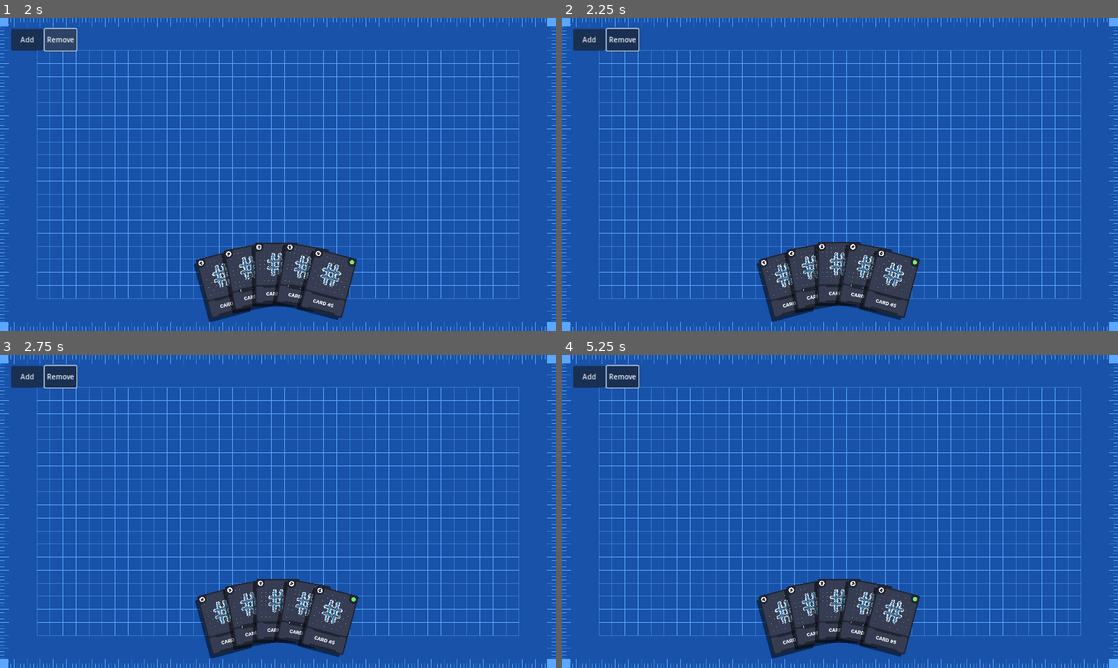
Above: before the commit, frames 1-4 (two rows, left to right).
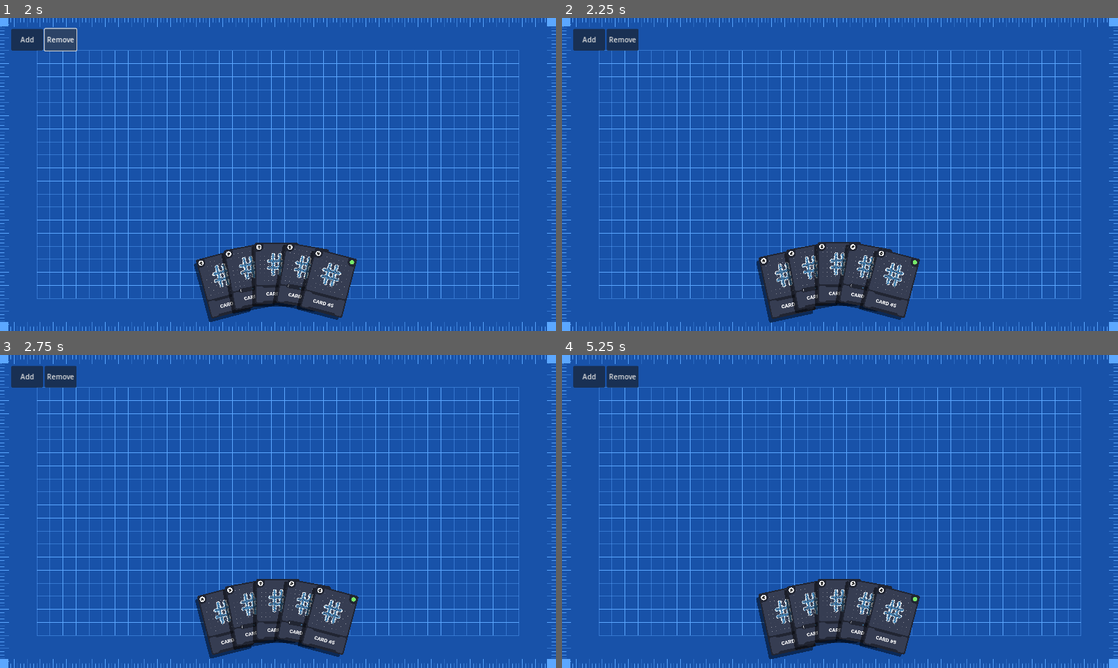
Above: after the commit, the same moments.

Repository: IamFastre/Numertica
Game: Godot game, scene res://scenes/game.tscn
Same seed, same stepped clock (60 frames per second), same inputs: the game is played once before the commit and once after it.
Inputs (mouse positions are in pixels of both pictures, inside the frame that each line leads up to):
- Up to frame 1 (2 s): click "Add" at 0.5 s; click "Remove" at 1.25 s
- Up to frame 2 (2.25 s): click (784, 284) at 2.02 s
- Up to frame 3 (2.75 s): no input
- Up to frame 4 (5.25 s): click (789, 621) at 2.77 s; click "Add" at 3.5 s; click "Remove" at 4.25 s; click (784, 621) at 5.02 s

Frame 1 is identical in both runs. In frame 2, 0.4% of the frame differs, in the area x 7-46%, y 3-98%; in frame 3, 0.1%; in frame 4, 0.4%.

Commit message:
game cursor + preparing to add player

Diff:
--- a/project.godot
+++ b/project.godot
@@ -31,6 +31,7 @@
 window/size/always_on_top=true
 window/stretch/mode="canvas_items"
 window/stretch/aspect="expand"
+mouse_cursor/custom_image="res://assets/cursor.png"
 
 [filesystem]
 
--- a/scenes/card.tscn
+++ b/scenes/card.tscn
@@ -10,7 +10,7 @@
 [ext_resource type="Texture2D" uid="uid://c288kcr687j7n" path="res://assets/cards/parts/frame.png" id="5_xidi0"]
 [ext_resource type="Script" path="res://scripts/resources/card_style.gd" id="6_8pwgf"]
 [ext_resource type="FontFile" uid="uid://b1os1hx24smli" path="res://assets/fonts/WorkSans/WorkSans-Bold.ttf" id="7_37i1n"]
-[ext_resource type="Shader" path="res://card.gdshader" id="7_w1v2u"]
+[ext_resource type="Shader" path="res://shaders/card.gdshader" id="7_w1v2u"]
 [ext_resource type="Texture2D" uid="uid://kl3q7tvfmk7u" path="res://assets/cards/parts/half_band.png" id="8_saf5m"]
 [ext_resource type="Texture2D" uid="uid://bvu8rrpqawwh1" path="res://assets/cards/parts/cost.png" id="8_v2bvu"]
 [ext_resource type="PackedScene" uid="uid://21jc8njqn5go" path="res://components/draggable/draggable.tscn" id="9_c2o71"]
@@ -146,6 +146,7 @@
 offset_bottom = -0.0499878
 grow_horizontal = 2
 grow_vertical = 2
+mouse_filter = 2
 texture = ExtResource("5_xidi0")
 expand_mode = 1
 
@@ -161,6 +162,7 @@
 offset_top = 0.149994
 offset_right = -0.100006
 offset_bottom = -3.05176e-05
+mouse_filter = 2
 texture = ExtResource("8_saf5m")
 expand_mode = 1
 stretch_mode = 5
@@ -177,6 +179,7 @@
 offset_top = 0.149963
 offset_right = -0.100006
 offset_bottom = -3.05176e-05
+mouse_filter = 2
 texture = ExtResource("8_saf5m")
 expand_mode = 1
 stretch_mode = 5
@@ -192,6 +195,7 @@
 offset_top = -0.550003
 offset_right = -0.500008
 offset_bottom = -0.650002
+mouse_filter = 2
 texture = ExtResource("11_18idc")
 expand_mode = 1
 metadata/_edit_use_anchors_ = true
@@ -207,6 +211,7 @@
 offset_top = -0.550003
 offset_right = -0.600006
 offset_bottom = -0.650002
+mouse_filter = 2
 texture = ExtResource("11_18idc")
 expand_mode = 1
 flip_h = true
--- a/scenes/game.tscn
+++ b/scenes/game.tscn
@@ -1,8 +1,9 @@
-[gd_scene load_steps=4 format=3 uid="uid://bc1ioqiqay80i"]
+[gd_scene load_steps=5 format=3 uid="uid://bc1ioqiqay80i"]
 
 [ext_resource type="PackedScene" uid="uid://cl5e146pla2a" path="res://assets/backgrounds/background.tscn" id="1_cx3rt"]
 [ext_resource type="PackedScene" uid="uid://dp0rfuihr2ia4" path="res://assets/backgrounds/blueprint/blueprint_scene.tscn" id="1_eboum"]
-[ext_resource type="PackedScene" uid="uid://brkhub7up6pae" path="res://scenes/hand.tscn" id="6_ky8g0"]
+[ext_resource type="PackedScene" uid="uid://dwuicfv1qvnw8" path="res://scenes/player.tscn" id="3_rj4g3"]
+[ext_resource type="Script" path="res://scripts/button_manager.gd" id="4_y8gae"]
 
 [node name="Game" type="Node2D"]
 
@@ -11,12 +12,11 @@
 [node name="Blueprint" parent="BackgroundUI" instance=ExtResource("1_eboum")]
 ruler_unit_length = 7.5
 
-[node name="Hand" parent="." instance=ExtResource("6_ky8g0")]
+[node name="UI" type="CanvasLayer" parent="."]
 
-[node name="Camera2D" type="Camera2D" parent="Hand"]
-position = Vector2(0, -250)
-
-[node name="UI" type="CanvasLayer" parent="."]
+[node name="ButtonManager" type="Node" parent="UI" node_paths=PackedStringArray("player")]
+script = ExtResource("4_y8gae")
+player = NodePath("../../Player")
 
 [node name="AddButton" type="Button" parent="UI"]
 anchors_preset = -1
@@ -42,5 +42,7 @@
 offset_bottom = -53.88
 text = "Remove"
 
-[connection signal="pressed" from="UI/AddButton" to="Hand" method="_on_add_button_pressed"]
-[connection signal="pressed" from="UI/RemoveButton" to="Hand" method="_on_remove_button_pressed"]
+[node name="Player" parent="." instance=ExtResource("3_rj4g3")]
+
+[connection signal="pressed" from="UI/AddButton" to="UI/ButtonManager" method="_on_add_button_pressed"]
+[connection signal="pressed" from="UI/RemoveButton" to="UI/ButtonManager" method="_on_remove_button_pressed"]
--- /dev/null
+++ b/scenes/player.tscn
@@ -0,0 +1,12 @@
+[gd_scene load_steps=3 format=3 uid="uid://dwuicfv1qvnw8"]
+
+[ext_resource type="PackedScene" uid="uid://brkhub7up6pae" path="res://scenes/hand.tscn" id="1_5eqsn"]
+[ext_resource type="Script" path="res://scripts/player.gd" id="1_l2gam"]
+
+[node name="Player" type="Node"]
+script = ExtResource("1_l2gam")
+
+[node name="Hand" parent="." instance=ExtResource("1_5eqsn")]
+
+[node name="Camera" type="Camera2D" parent="."]
+position = Vector2(0, -250)
--- /dev/null
+++ b/scripts/button_manager.gd
@@ -0,0 +1,11 @@
+extends Node
+
+@export var player:PlayerNode
+
+func _on_add_button_pressed() -> void:
+	var new_card:CardNode = player.hand.card_scene.instantiate()
+	player.hand.add_card(new_card)
+
+func _on_remove_button_pressed() -> void:
+	var last_card = player.hand.card_group.get_child(-1)
+	player.hand.card_group.remove_child(last_card)
--- /dev/null
+++ b/scripts/player.gd
@@ -0,0 +1,3 @@
+class_name PlayerNode extends Node
+
+@onready var hand: HandNode = $Hand
--- a/scripts/scenes/hand.gd
+++ b/scripts/scenes/hand.gd
@@ -57,14 +57,3 @@
 			card.position = lerp(card.position, calculate_target_position(i), delta * 3)
 			card.rotation = lerp(card.rotation, calculate_target_rotation(i), delta * 3)
 			card.scale = lerp(card.scale, card.default_scale, delta * 5)
-
-# ========================================================================== #
-
-func _on_add_button_pressed() -> void:
-	var card:CardNode = card_scene.instantiate()
-	add_card(card)
-
-
-func _on_remove_button_pressed() -> void:
-	var last_card = card_group.get_child(-1)
-	card_group.remove_child(last_card)
Binary file added: assets/cursor.png
Not shown, added: assets/cursor.png.import
Renamed: card.gdshader -> shaders/card.gdshader
